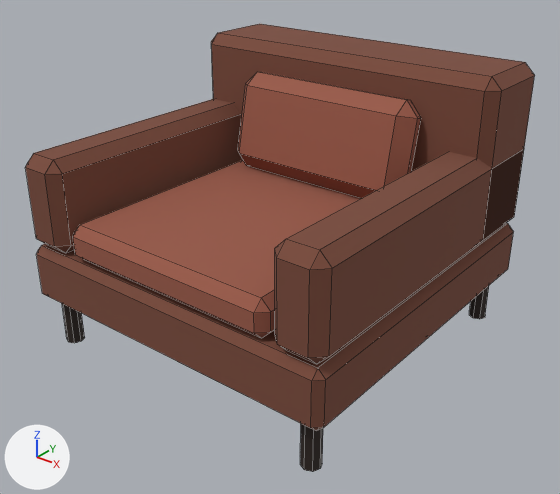
The FBX model unity/Assets/Art/furniture/armchair.fbx, before and after one commit.
Camera for both pictures: a camera (50 mm lens) standing at (1.22, -1.533, 1.208) and looking at (0.028, -0.043, 0.284). The lights are fixed; the arrows at lower left show +X, +Y and +Z. The picture after the commit comes second. Mesh edges are drawn as thin lines.

Objects in the first picture: 'armchair'.
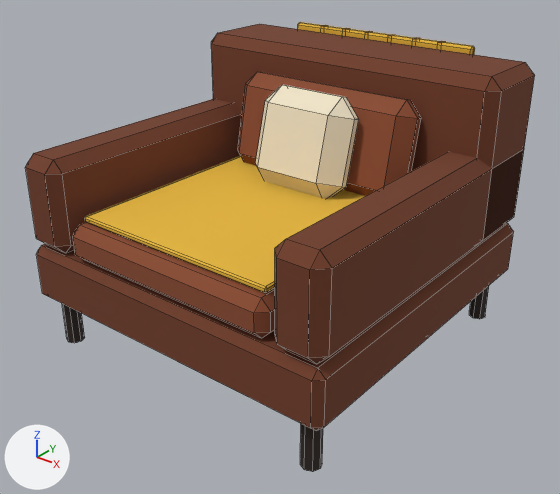
Location of each change, [x1, y1, x2, y2] in pixels of the pictures (560 x 494 px):
'armchair', reshaped: before [25, 24, 535, 472]; after [25, 22, 535, 472]
part 1 of me_armchair, added (beige): after [255, 85, 359, 198]
part 2 of me_armchair, added: after [298, 22, 475, 55]
part 3 of me_armchair, added (yellow): after [85, 156, 365, 293]
part 4 of me_armchair, recoloured: [25, 24, 534, 429] in both
part 5 of me_armchair, recoloured: [73, 71, 421, 336] in both

The change, as a list of edits to the scene's bpy script:
```text
Add mat_cd89a2a:
    mat_cd89a2a = principled_material('cd89a2a')
    mat_cd89a2a.base_color = (0.687, 0.323, 0.0232)  # orange #d89a2a
    mat_cd89a2a.roughness = 0.95
Add mat_ce8b83a:
    mat_ce8b83a = principled_material('ce8b83a')
    mat_ce8b83a.base_color = (0.807, 0.479, 0.0423)  # yellow #e8b83a
    mat_ce8b83a.roughness = 0.95
Add mat_cf0e4c8:
    mat_cf0e4c8 = principled_material('cf0e4c8')
    mat_cf0e4c8.base_color = (0.871, 0.776, 0.578)  # beige #f0e4c8
    mat_cf0e4c8.roughness = 0.95
Add mat_c8a4a2e:
    mat_c8a4a2e = principled_material('c8a4a2e')
    mat_c8a4a2e.base_color = (0.254, 0.0685, 0.0273)  # brown #8a4a2e
    mat_c8a4a2e.roughness = 0.95
Add mat_c713c25:
    mat_c713c25 = principled_material('c713c25')
    mat_c713c25.base_color = (0.165, 0.0452, 0.0185)  # brown #713c25
    mat_c713c25.roughness = 0.95
Change me_armchair:
    used by ob_armchair; location = (0.0, 0.0, 0.0)
    remove me_armchair.from_pydata(...)  # 208 vertices, 196 faces; spans x -0.48..0.48, y -0.48..0.48, z 0.0..0.76
    add me_armchair.from_pydata(...)  # 328 vertices, 310 faces; spans x -0.48..0.48, y -0.48..0.48, z 0.0..0.78
    me_armchair part 1: a new loose piece of 24 vertices spanning x -0.15..0.15, y 0.019..0.181, z 0.402..0.678, in mat_cf0e4c8 (beige #f0e4c8)
    me_armchair part 2: a new loose piece of 24 vertices spanning x -0.3..0.3, y 0.45..0.47, z 0.48..0.78, in mat_ce8b83a (yellow #e8b83a)
    me_armchair part 3: a new loose piece of 24 vertices spanning x -0.3..0.3, y -0.43..0.17, z 0.402..0.418, in mat_ce8b83a (yellow #e8b83a)
    me_armchair part 4: 104 faces spanning x -0.48..0.48, y -0.48..0.48, z 0.14..0.76 switch from mat_c7a4a3a (brown #7a4a3a) to mat_c713c25 (brown #713c25)
    me_armchair part 5: 52 faces spanning x -0.325..0.325, y -0.47..0.25, z 0.3..0.679 switch from mat_c9a5a48 (brown #9a5a48) to mat_c8a4a2e (brown #8a4a2e)
    other edits to the shape of me_armchair do not show in these pictures
    add me_armchair.materials.append(mat_cf0e4c8)  # beige #f0e4c8
    add me_armchair.materials.append(mat_ce8b83a)  # yellow #e8b83a
    add me_armchair.materials.append(mat_cd89a2a)  # orange #d89a2a
```
